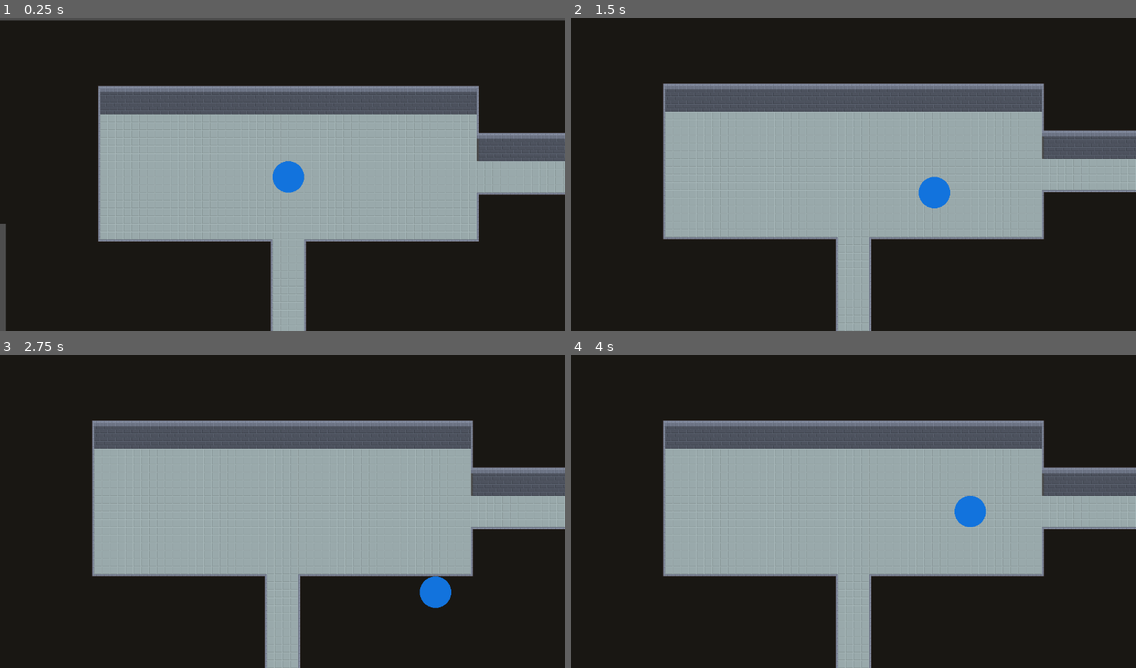
Above: before the commit, frames 1-4 (two rows, left to right).
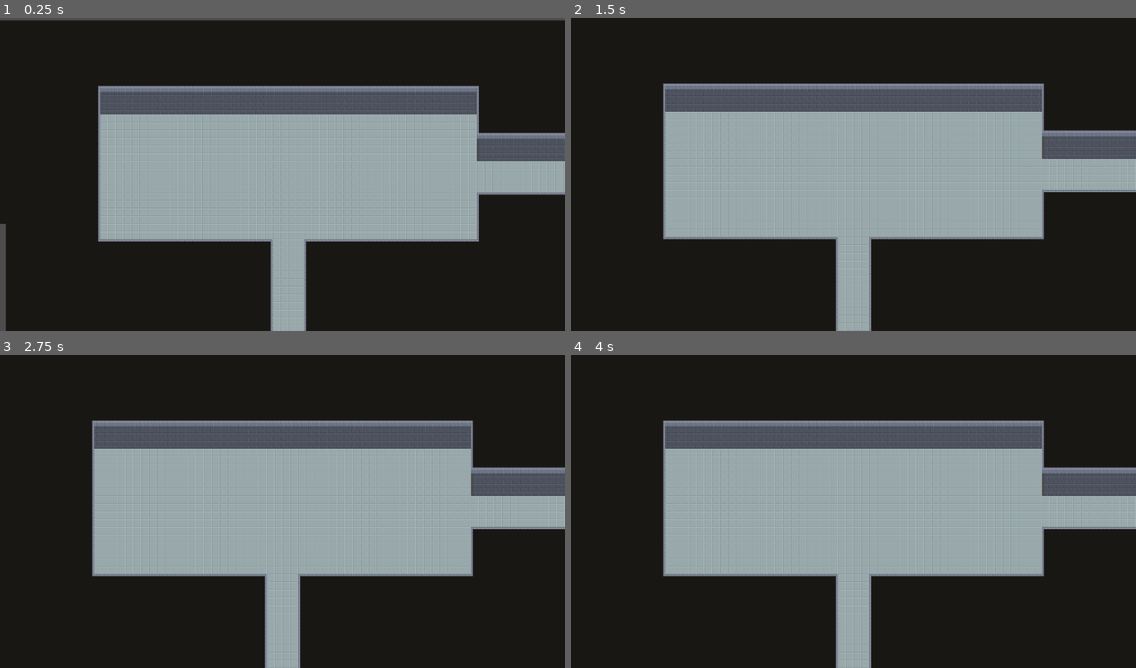
Above: after the commit, the same moments.

Repository: Supertolek/jeu-trop-koul
Game: Godot game, scene res://scenes/game.tscn
Two runs of this game, one before a commit and one after it. Both use one fixed random seed, a clock stepped at 60 frames per second and the inputs below.
Inputs (mouse positions are in pixels of both pictures, inside the frame that each line leads up to):
- Up to frame 1 (0.25 s): no input
- Up to frame 2 (1.5 s): move the mouse to (977, 158) at 0.52 s; press the mouse at (977, 158) at 0.53 s; hold Right (move_right) 0.53-1.28 s; move the mouse to (740, 190) at 1.27 s; release the mouse at (740, 190) at 1.28 s; hold Down (move_down) from 1.28 s (still down); click (740, 190) at 1.35 s
- Up to frame 3 (2.75 s): move the mouse to (339, 442) at 2.02 s; release Down (move_down) at 2.03 s; press the mouse at (339, 442) at 2.03 s; hold Right (move_right) from 2.03 s (still down)
- Up to frame 4 (4 s): move the mouse to (825, 574) at 2.77 s; release Right (move_right) at 2.78 s; release the mouse at (825, 574) at 2.78 s; hold Up (move_up) 2.78-3.53 s; click (825, 574) at 2.85 s; move the mouse to (1023, 558) at 3.52 s; press the mouse at (1023, 558) at 3.53 s; hold Left (move_left) from 3.53 s (still down)

The runs differ from the first frame. In frame 1, 0.4% of the frame differs, in the area x 48-54%, y 45-56%; in frame 2, 0.4%; in frame 3, 0.4%, in the area x 74-80%, y 70-81%; in frame 4, 0.4%.

Commit message:
Implement Armor, Weapon and Item Modifiers resources. Creat some temporary resource for debug purpose Finish the calculating formula of Stats for the player

Diff:
--- /dev/null
+++ b/Resources/Items/Armor/a_cool_chestplate.tres
@@ -0,0 +1,31 @@
+[gd_resource type="Resource" script_class="Armor" load_steps=7 format=3 uid="uid://c35wknc0cjs84"]
+
+[ext_resource type="Script" uid="uid://dhts3bimb3vsb" path="res://stats_sheet.gd" id="1_mi1re"]
+[ext_resource type="Resource" uid="uid://c5ow7706rkwbh" path="res://Resources/Items/Items_Modifiers/pile_of_coin.tres" id="2_2xqgu"]
+[ext_resource type="Texture2D" uid="uid://qgxdjbxshghe" path="res://assets/Items/fb1925.png" id="2_snvqu"]
+[ext_resource type="Script" uid="uid://cjx5oiekdpbg3" path="res://armor.gd" id="3_2xqgu"]
+[ext_resource type="Resource" uid="uid://d27e7cw2mbrc8" path="res://Resources/Items/Items_Modifiers/attack_of_some.tres" id="5_dk6i8"]
+
+[sub_resource type="Resource" id="Resource_dk6i8"]
+script = ExtResource("1_mi1re")
+stat_defense = 40.0
+stat_health_regeneration = 0.0
+stat_max_health = 25.0
+stat_attack = 5.0
+stat_attack_speed = -10.0
+stat_crit_chance = 0.0
+stat_crit_damage = 100.0
+stat_strength = 1.5
+stat_speed = -5.0
+metadata/_custom_type_script = "uid://dhts3bimb3vsb"
+
+[resource]
+script = ExtResource("3_2xqgu")
+name = "A Cool Chestplate"
+icon = ExtResource("2_snvqu")
+rarity = 3
+description = "Wel... Yeah, it sure is prety... Yeah... Just an advice... Just be cotious...."
+base_stats = SubResource("Resource_dk6i8")
+first_item_modifier = ExtResource("2_2xqgu")
+second_item_modifier = ExtResource("5_dk6i8")
+metadata/_custom_type_script = "uid://cjx5oiekdpbg3"
--- /dev/null
+++ b/Resources/Items/Items_Modifiers/attack_of_some.tres
@@ -0,0 +1,27 @@
+[gd_resource type="Resource" script_class="ItemModifier" load_steps=5 format=3 uid="uid://d27e7cw2mbrc8"]
+
+[ext_resource type="Texture2D" uid="uid://dbvtswslpcdnc" path="res://assets/Items/fb216.png" id="1_3hoac"]
+[ext_resource type="Script" uid="uid://qtr7q26kgqb7" path="res://item_modifier.gd" id="2_ajex8"]
+[ext_resource type="Script" uid="uid://dhts3bimb3vsb" path="res://stats_sheet.gd" id="3_1xtsn"]
+
+[sub_resource type="Resource" id="Resource_fpxeo"]
+script = ExtResource("3_1xtsn")
+stat_defense = 0.0
+stat_health_regeneration = 0.0
+stat_max_health = 0.0
+stat_attack = 10.0
+stat_attack_speed = 0.0
+stat_crit_chance = -10.0
+stat_crit_damage = 75.0
+stat_strength = 1.2
+stat_speed = 0.0
+metadata/_custom_type_script = "uid://dhts3bimb3vsb"
+
+[resource]
+script = ExtResource("2_ajex8")
+name = "Attack of Some"
+icon = ExtResource("1_3hoac")
+rarity = 1
+description = "A really strange gem found in the corridor."
+stats_modifier = SubResource("Resource_fpxeo")
+metadata/_custom_type_script = "uid://qtr7q26kgqb7"
--- /dev/null
+++ b/Resources/Items/Items_Modifiers/bread.tres
@@ -0,0 +1,28 @@
+[gd_resource type="Resource" script_class="ItemModifier" load_steps=5 format=3 uid="uid://cyvgpqu5sqjik"]
+
+[ext_resource type="Texture2D" uid="uid://dnwrg8ueeyo8y" path="res://assets/Items/fb513.png" id="1_3m7i2"]
+[ext_resource type="Script" uid="uid://qtr7q26kgqb7" path="res://item_modifier.gd" id="2_mcfiq"]
+[ext_resource type="Script" uid="uid://dhts3bimb3vsb" path="res://stats_sheet.gd" id="3_r0ij6"]
+
+[sub_resource type="Resource" id="Resource_fpxeo"]
+script = ExtResource("3_r0ij6")
+stat_defense = 0.0
+stat_health_regeneration = 0.0
+stat_max_health = 10.0
+stat_attack = 0.0
+stat_attack_speed = 0.0
+stat_crit_chance = 0.0
+stat_crit_damage = 0.0
+stat_strength = 1.0
+stat_speed = 2.0
+metadata/_custom_type_script = "uid://dhts3bimb3vsb"
+
+[resource]
+script = ExtResource("2_mcfiq")
+name = "Bread"
+icon = ExtResource("1_3m7i2")
+rarity = 0
+description = "EAT MY F*CKING BREAD!!!
+Well I suppose it can help you."
+stats_modifier = SubResource("Resource_fpxeo")
+metadata/_custom_type_script = "uid://qtr7q26kgqb7"
--- /dev/null
+++ b/Resources/Items/Items_Modifiers/ham.tres
@@ -0,0 +1,28 @@
+[gd_resource type="Resource" script_class="ItemModifier" load_steps=5 format=3 uid="uid://cmi8xo3b5ihde"]
+
+[ext_resource type="Texture2D" uid="uid://dopauvieiu6kp" path="res://assets/Items/fb486.png" id="1_lbbph"]
+[ext_resource type="Script" uid="uid://qtr7q26kgqb7" path="res://item_modifier.gd" id="2_x7srw"]
+[ext_resource type="Script" uid="uid://dhts3bimb3vsb" path="res://stats_sheet.gd" id="3_3mx3p"]
+
+[sub_resource type="Resource" id="Resource_fpxeo"]
+script = ExtResource("3_3mx3p")
+stat_defense = 10.0
+stat_health_regeneration = 5.0
+stat_max_health = 20.0
+stat_attack = 0.0
+stat_attack_speed = 0.0
+stat_crit_chance = 0.0
+stat_crit_damage = 0.0
+stat_strength = 1.0
+stat_speed = 0.0
+metadata/_custom_type_script = "uid://dhts3bimb3vsb"
+
+[resource]
+script = ExtResource("2_x7srw")
+name = "Ham"
+icon = ExtResource("1_lbbph")
+rarity = 0
+description = "Yeah it's just ham.
+Good for health."
+stats_modifier = SubResource("Resource_fpxeo")
+metadata/_custom_type_script = "uid://qtr7q26kgqb7"
--- /dev/null
+++ b/Resources/Items/Items_Modifiers/pile_of_coin.tres
@@ -0,0 +1,28 @@
+[gd_resource type="Resource" script_class="ItemModifier" load_steps=5 format=3 uid="uid://c5ow7706rkwbh"]
+
+[ext_resource type="Texture2D" uid="uid://h825p07kp1il" path="res://assets/Items/fb136.png" id="1_kxycg"]
+[ext_resource type="Script" uid="uid://qtr7q26kgqb7" path="res://item_modifier.gd" id="2_h8o37"]
+[ext_resource type="Script" uid="uid://dhts3bimb3vsb" path="res://stats_sheet.gd" id="3_sl7yx"]
+
+[sub_resource type="Resource" id="Resource_fpxeo"]
+script = ExtResource("3_sl7yx")
+stat_defense = 5.0
+stat_health_regeneration = 5.0
+stat_max_health = 5.0
+stat_attack = 5.0
+stat_attack_speed = 5.0
+stat_crit_chance = 5.0
+stat_crit_damage = 5.0
+stat_strength = 1.25
+stat_speed = 5.0
+metadata/_custom_type_script = "uid://dhts3bimb3vsb"
+
+[resource]
+script = ExtResource("2_h8o37")
+name = "Pile of Coins"
+icon = ExtResource("1_kxycg")
+rarity = 0
+description = "WOW GOLD! I FOUND GOLD!!!!
+MONEYYYYYY!!!!"
+stats_modifier = SubResource("Resource_fpxeo")
+metadata/_custom_type_script = "uid://qtr7q26kgqb7"
--- /dev/null
+++ b/Resources/Items/Weapon/test_sword.tres
@@ -0,0 +1,31 @@
+[gd_resource type="Resource" script_class="Weapon" load_steps=7 format=3 uid="uid://bu3rkv8n2sde0"]
+
+[ext_resource type="Script" uid="uid://dhts3bimb3vsb" path="res://stats_sheet.gd" id="1_nypfk"]
+[ext_resource type="Texture2D" uid="uid://b4tlmo1s3pjdm" path="res://assets/Items/fb1777.png" id="2_1hpjb"]
+[ext_resource type="Resource" uid="uid://cmi8xo3b5ihde" path="res://Resources/Items/Items_Modifiers/ham.tres" id="2_xxt4o"]
+[ext_resource type="Script" uid="uid://dxcu0te7mf7ou" path="res://weapon.gd" id="3_xxt4o"]
+[ext_resource type="Resource" uid="uid://cyvgpqu5sqjik" path="res://Resources/Items/Items_Modifiers/bread.tres" id="5_6spdw"]
+
+[sub_resource type="Resource" id="Resource_6spdw"]
+script = ExtResource("1_nypfk")
+stat_defense = 10.0
+stat_health_regeneration = 0.0
+stat_max_health = 10.0
+stat_attack = 10.0
+stat_attack_speed = 0.0
+stat_crit_chance = 0.0
+stat_crit_damage = 0.0
+stat_strength = 2.0
+stat_speed = -5.0
+metadata/_custom_type_script = "uid://dhts3bimb3vsb"
+
+[resource]
+script = ExtResource("3_xxt4o")
+name = "Test Sword"
+icon = ExtResource("2_1hpjb")
+rarity = 0
+description = ""
+base_stats = SubResource("Resource_6spdw")
+first_item_modifier = ExtResource("2_xxt4o")
+second_item_modifier = ExtResource("5_6spdw")
+metadata/_custom_type_script = "uid://dxcu0te7mf7ou"
--- a/StatsResource.gd
+++ b/StatsResource.gd
@@ -1,11 +1,17 @@
 extends Resource
 
 class_name StatsResource
+
+var class_type = GlobalItemsMgmt.TYPE_OF_ITEMS.STATS_RESOURCE
+
 #@export_placeholder('In snake case') var stat_name: String
 @export var display_name: String
 @export var texture: Texture2D
 @export_multiline var description: String
-@export var category: GlobalStatsMgmt.STATS_CATEGORIES
-@export var add_operation: GlobalStatsMgmt.MATH_OPERATIONS = GlobalStatsMgmt.MATH_OPERATIONS.PLUS
-@export var remove_operation: GlobalStatsMgmt.MATH_OPERATIONS  = GlobalStatsMgmt.MATH_OPERATIONS.MINUS
+@export var category: GlobalItemsMgmt.STATS_CATEGORIES
+@export var add_operation: GlobalItemsMgmt.MATH_OPERATIONS = GlobalItemsMgmt.MATH_OPERATIONS.PLUS
+@export var remove_operation: GlobalItemsMgmt.MATH_OPERATIONS  = GlobalItemsMgmt.MATH_OPERATIONS.MINUS
 @export var is_internal:bool = false
+
+func get_file_name() -> String:
+	return resource_path.split("/")[-1].replace(".tres","")
--- /dev/null
+++ b/armor.gd
@@ -0,0 +1,52 @@
+extends Resource
+
+class_name Armor
+
+var class_type = GlobalItemsMgmt.TYPE_OF_ITEMS.ARMOR
+var weapon_stats: StatsSheet = StatsSheet.new()
+
+@export_group("Display")
+@export var name : String:
+	set(value):
+		name = value
+
+@export var icon : Texture2D:
+	set(value):
+		icon = value
+
+@export var rarity : GlobalItemsMgmt.ITEMS_RARITY:
+	set(value):
+		rarity = value
+
+@export_multiline var description: String:
+	set(value):
+		description = value
+
+
+@export_group("Modifiers")
+@export var base_stats: StatsSheet = StatsSheet.new()
+@export var first_item_modifier: ItemModifier
+@export var second_item_modifier: ItemModifier
+@export var third_item_modifier: ItemModifier
+
+func get_item_modifiers() -> Array[ItemModifier]:
+	var item_modifiers: Array[ItemModifier] = []
+	for property in get_property_list():
+		if property['name'].ends_with('_item_modifier'):
+			var item_modifier = get(property['name'])
+			if item_modifier:
+				item_modifiers.append(item_modifier)
+	return item_modifiers
+
+
+func calculate_stats(display_in_console:bool = false):
+	var calculated_stats: StatsSheet = StatsSheet.new()
+	if display_in_console: print('Base stats:')
+	calculated_stats = GlobalItemsMgmt.merge_stats_sheet(calculated_stats, base_stats, display_in_console)
+	for item_modifier in get_item_modifiers():
+		if display_in_console: print(item_modifier.name)
+		calculated_stats = GlobalItemsMgmt.merge_stats_sheet(calculated_stats, item_modifier.stats_modifier, display_in_console)
+
+	if display_in_console: print('Summarizing: ' + self.name.to_upper())
+	weapon_stats = calculated_stats
+	return calculated_stats
--- /dev/null
+++ b/item_modifier.gd
@@ -0,0 +1,32 @@
+extends Resource
+
+class_name ItemModifier
+
+var class_type = GlobalItemsMgmt.TYPE_OF_ITEMS.ITEM_MODIFIER
+
+@export_group("Display")
+@export var name : String:
+	set(value):
+		name = value
+
+@export var icon : Texture2D:
+	set(value):
+		icon = value
+
+@export var rarity : GlobalItemsMgmt.ITEMS_RARITY:
+	set(value):
+		rarity = value
+
+@export_multiline var description: String:
+	set(value):
+		description = value
+
+@export_group("Stats Modifier")
+@export var stats_modifier: StatsSheet = StatsSheet.new()
+
+
+func get_stats_modifier():
+	if stats_modifier is StatsSheet:
+		return stats_modifier
+	else:
+		return StatsSheet.new()
--- a/project.godot
+++ b/project.godot
@@ -18,7 +18,7 @@
 [autoload]
 
 Global="*res://scripts/GlobalScript/global.gd"
-GlobalStatsMgmt="*res://scripts/GlobalScript/GlobalStatsMgmt.gd"
+GlobalItemsMgmt="*res://scripts/GlobalScript/GlobalItemsMgmt.gd"
 
 [display]
 
--- a/scripts/@tool script/drawing_line.gd
+++ b/scripts/@tool script/drawing_line.gd
@@ -14,7 +14,7 @@
 @export var middle_lines: Color
 @export var show_in_game:bool = false
 
-func _process(delta: float) -> void:
+func _process(_delta: float) -> void:
 	# Force the posistion of the node which had the tool script to be stick to the center
 	if position:
 		position = Vector2.ZERO
--- /dev/null
+++ b/scripts/GlobalScript/GlobalItemsMgmt.gd
@@ -0,0 +1,67 @@
+extends Node
+
+
+enum STATS_CATEGORIES {
+	HEALTH,
+	ATTACK,
+	SPELL,
+	MISC,
+}
+
+enum MATH_OPERATIONS {
+	PLUS,
+	MINUS,
+	MULT,
+	DIV,
+	MAX,
+	MIN,
+	LIST_APPEND,
+	LIST_REMOVE,
+	}
+
+enum ITEMS_RARITY{COMMON, UNCOMMON, RARE, EPIC, LEGENDARY, MYTHIC,}
+
+enum TYPE_OF_ITEMS {
+	NONE,
+	STATS_RESOURCE,
+	STATS_SHEET,
+	WEAPON,
+	ARMOR,
+	ITEM_MODIFIER,
+}
+func display_stats_sheet(statssheet:StatsSheet):
+	for stat in statssheet.stats:
+		print(stat.display_name + ' -> ' + str(statssheet.stats[stat]))
+
+func merge_stats_sheet(first_SS:StatsSheet, second_SS:StatsSheet, display_in_console:bool = false):
+	var merged_SS: StatsSheet = StatsSheet.new()
+	for stat in merged_SS.get_stats():
+		var stat_name: String = stat.get_file_name()
+		var operation: MATH_OPERATIONS = stat.add_operation
+		match operation:
+			MATH_OPERATIONS.PLUS:
+				if second_SS[stat_name] != 0:
+					if display_in_console: print(stat.display_name + ' '.repeat(26-len(stat_name)) + ': ' + str(first_SS[stat_name]) + ' '.repeat(6-len(str(first_SS[stat_name]))) + '+ ' +  str(second_SS[stat_name]) + ' '.repeat(6-len(str(second_SS[stat_name]))) + ' = ' + str(first_SS[stat_name] + second_SS[stat_name]))
+					merged_SS[stat_name] = first_SS[stat_name] + second_SS[stat_name]
+				else:
+					merged_SS[stat_name] = first_SS[stat_name]
+			MATH_OPERATIONS.MULT:
+				if second_SS[stat_name] > 0:
+					if second_SS[stat_name] != 1:
+						if display_in_console: print(stat.display_name + ' '.repeat(26-len(stat_name)) + ': ' + str(first_SS[stat_name]) + ' '.repeat(6-len(str(first_SS[stat_name]))) + '* ' +  str(second_SS[stat_name]) + ' '.repeat(6-len(str(second_SS[stat_name]))) + ' = ' + str(first_SS[stat_name] * second_SS[stat_name]))
+						merged_SS[stat_name] = first_SS[stat_name] * second_SS[stat_name]
+					else:
+						merged_SS[stat_name] = first_SS[stat_name]
+	if display_in_console: print()
+	return merged_SS
+
+var default_player_stats: StatsSheet = StatsSheet.new()
+func _ready() -> void:
+	default_player_stats.stat_max_health = 10
+	default_player_stats.stat_defense = 5
+	default_player_stats.stat_attack = 10
+	default_player_stats.stat_strength = 1
+	default_player_stats.stat_crit_chance = 0
+	default_player_stats.stat_crit_damage = 0
+	default_player_stats.stat_attack_speed = 1
+	default_player_stats.stat_speed = 10
--- a/scripts/GlobalScript/GlobalStatsMgmt.gd
+++ /dev/null
@@ -1,19 +0,0 @@
-extends Node
-
-enum STATS_CATEGORIES {
-	HEALTH,
-	ATTACK,
-	SPELL,
-	MISC,
-}
-
-enum MATH_OPERATIONS {
-	PLUS,
-	MINUS,
-	MULT,
-	DIV,
-	MAX,
-	MIN,
-	LIST_APPEND,
-	LIST_REMOVE,
-	}
--- a/scripts/GlobalScript/global.gd
+++ b/scripts/GlobalScript/global.gd
@@ -21,6 +21,7 @@
 	#new_player.device_id = 1
 	#players.append(new_player)
 
+	@warning_ignore("int_as_enum_without_cast")
 	var player_count: PLAYER_COUNT = len(players)-1
 
 	match  player_count:
--- a/scripts/player.gd
+++ b/scripts/player.gd
@@ -6,6 +6,9 @@
 var friction: int = 8 * player_scale
 
 var device_id: int = -2
+
+func _ready() -> void:
+	calculate_all_stats(true)
 
 func _physics_process(delta: float) -> void:
 	var direction: Vector2
@@ -27,3 +30,39 @@
 	velocity = lerp(velocity, max_speed * direction, lerp_weight)
 
 	move_and_slide()
+
+var inventory_storage: Dictionary = {
+	"equiped_weapon" : load("res://Resources/Items/Weapon/test_sword.tres").duplicate(),
+	"equiped_armor": load("res://Resources/Items/Armor/a_cool_chestplate.tres").duplicate(),
+	"inventory": [
+		ItemModifier.new(),
+		ItemModifier.new(),
+		ItemModifier.new(),
+		Weapon.new(),
+		Armor.new()
+	]
+}
+
+var player_stats: StatsSheet = StatsSheet.new()
+
+func calculate_all_stats(display_in_console:bool = false):
+	var equipements = [GlobalItemsMgmt.default_player_stats]
+	var current_armor: Armor = inventory_storage['equiped_armor']
+	equipements.append(current_armor)
+	var current_weapon: Weapon = inventory_storage['equiped_weapon']
+	equipements.append(current_weapon)
+	var calculated_stats: StatsSheet = StatsSheet.new()
+	for equipement  in equipements:
+		match equipement.class_type:
+			GlobalItemsMgmt.TYPE_OF_ITEMS.WEAPON:
+				if display_in_console: print(equipement.name.to_upper())
+				calculated_stats = GlobalItemsMgmt.merge_stats_sheet(calculated_stats,equipement.calculate_stats(display_in_console),display_in_console)
+			GlobalItemsMgmt.TYPE_OF_ITEMS.ARMOR:
+				if display_in_console: print(equipement.name.to_upper())
+				calculated_stats = GlobalItemsMgmt.merge_stats_sheet(calculated_stats,equipement.calculate_stats(display_in_console),display_in_console)
+
+			GlobalItemsMgmt.TYPE_OF_ITEMS.STATS_SHEET:
+				if display_in_console: print('Base Stats'.to_upper())
+				calculated_stats = GlobalItemsMgmt.merge_stats_sheet(calculated_stats,equipement,display_in_console)
+	GlobalItemsMgmt.display_stats_sheet(calculated_stats)
+	player_stats = calculated_stats
--- a/scripts/room_camera.gd
+++ b/scripts/room_camera.gd
@@ -16,7 +16,7 @@
 	#position_smoothing_enabled = true
 	#position_smoothing_speed = 7.0
 
-func _process(delta: float) -> void:
+func _process(_delta: float) -> void:
 	set_screen_position()
 
 func set_screen_position() -> void:
--- a/stats_sheet.gd
+++ b/stats_sheet.gd
@@ -3,67 +3,70 @@
 
 class_name StatsSheet
 
+var class_type = GlobalItemsMgmt.TYPE_OF_ITEMS.STATS_SHEET
 
 var stats: Dictionary[StatsResource,float] = get_stats()
 
 func _get_property_list() -> Array[Dictionary]:
 	var properties: Array[Dictionary] = []
-	for category in GlobalStatsMgmt.STATS_CATEGORIES:
+	for category in GlobalItemsMgmt.STATS_CATEGORIES:
 		properties.append({
 			"name": category.capitalize() + ' Stats',
 			"type": TYPE_NIL,
 			"usage": PROPERTY_USAGE_GROUP,
-			"hint_string": "stats",
+			"hint_string": "stat",
 		})
 		for stat in stats:
-			if stat.category == GlobalStatsMgmt.STATS_CATEGORIES[category] and !stat.is_internal:
+			if stat.category == GlobalItemsMgmt.STATS_CATEGORIES[category] and !stat.is_internal:
 				properties.append({
-					"name": "stats_" + str(stat.display_name),
+					"name": get_stat_file_name(stat),
 					"type": TYPE_FLOAT,
 				})
 
 	return properties
 
 func _get(property):
-	if property.begins_with("stats_"):
-		var current_stat = property.get_slice("_", 1)
+	if property.begins_with("stat_"):
+		var current_stat = property
 		for stat in stats:
-			if stat.display_name == current_stat:
+			if get_stat_file_name(stat) == current_stat:
 				return stats[stat]
 
 func _set(property, value):
-	if property.begins_with("stats_"):
-		var current_stat = property.get_slice("_", 1)
+	if property.begins_with("stat_"):
+		var current_stat = property
 		for stat in stats:
-			if stat.display_name == current_stat:
+			if get_stat_file_name(stat) == current_stat:
 				stats[stat] = value
 		return true
+
 	return false
 
 func _property_can_revert(property: StringName):
-	if property.begins_with("stats_"):
-		var current_stat = property.get_slice("_", 1)
+	if property.begins_with("stat_"):
+		var current_stat = property
 		for stat in stats:
-			if stat.display_name == current_stat:
+			if get_stat_file_name(stat) == current_stat:
 				match stat.add_operation:
-					GlobalStatsMgmt.MATH_OPERATIONS.PLUS:
+					GlobalItemsMgmt.MATH_OPERATIONS.PLUS:
 						return !0 == stats[stat]
-					GlobalStatsMgmt.MATH_OPERATIONS.MULT:
+					GlobalItemsMgmt.MATH_OPERATIONS.MULT:
 						return !1 == stats[stat]
 
 func _property_get_revert(property: StringName):
-	if property.begins_with("stats_"):
-		var current_stat = property.get_slice("_", 1)
+	if property.begins_with("stat_"):
+		var current_stat = property
 		for stat in stats:
-			if stat.display_name == current_stat:
+			if get_stat_file_name(stat) == current_stat:
 				match stat.add_operation:
-					GlobalStatsMgmt.MATH_OPERATIONS.PLUS:
+					GlobalItemsMgmt.MATH_OPERATIONS.PLUS:
 						return 0
-					GlobalStatsMgmt.MATH_OPERATIONS.MULT:
+					GlobalItemsMgmt.MATH_OPERATIONS.MULT:
 						return 1
 
 
 func get_stats() -> Dictionary[StatsResource,float]:
+	if stats: return stats
 	var baseStats_file_path = "res://Resources/Stats/BaseStats/"
 	var dir = DirAccess.open(baseStats_file_path)
 	var stats_dict: Dictionary[StatsResource,float] = {}
@@ -74,23 +77,14 @@
 			if file_name.ends_with('.tres'):
 				var stat : StatsResource = load(baseStats_file_path + file_name)
 				match stat.add_operation:
-					GlobalStatsMgmt.MATH_OPERATIONS.PLUS:
+					GlobalItemsMgmt.MATH_OPERATIONS.PLUS:
 						stats_dict[stat] = 0
-					GlobalStatsMgmt.MATH_OPERATIONS.MULT:
+					GlobalItemsMgmt.MATH_OPERATIONS.MULT:
 						stats_dict[stat] = 1
-
-				#if !stat.is_internal:
-					#print(stat.display_name)
 
 			file_name = dir.get_next()
 	else:
 		print("An error occurred when trying to access the path.")
 	return stats_dict
-
-
-#
-#func get_stat_categories(stats_array:Array[StatsResource]) -> Array[String]:
-	#var categories: Array = []
-	#for stat:StatsResource in stats_array:
-		#if !stat.remove_operation:
-			#if !stat.category in categories:
+func get_stat_file_name(stat_resource:StatsResource) -> String:
+	return stat_resource.resource_path.split("/")[-1].replace(".tres","")
--- /dev/null
+++ b/weapon.gd
@@ -0,0 +1,52 @@
+extends Resource
+
+class_name Weapon
+
+var class_type = GlobalItemsMgmt.TYPE_OF_ITEMS.WEAPON
+var weapon_stats: StatsSheet = StatsSheet.new()
+
+@export_group("Display")
+@export var name : String:
+	set(value):
+		name = value
+
+@export var icon : Texture2D:
+	set(value):
+		icon = value
+
+@export var rarity : GlobalItemsMgmt.ITEMS_RARITY:
+	set(value):
+		rarity = value
+
+@export_multiline var description: String:
+	set(value):
+		description = value
+
+
+@export_group("Modifiers")
+@export var base_stats: StatsSheet = StatsSheet.new()
+@export var first_item_modifier: ItemModifier
+@export var second_item_modifier: ItemModifier
+@export var third_item_modifier: ItemModifier
+
+func get_item_modifiers() -> Array[ItemModifier]:
+	var item_modifiers: Array[ItemModifier] = []
+	for property in get_property_list():
+		if property['name'].ends_with('_item_modifier'):
+			var item_modifier = get(property['name'])
+			if item_modifier:
+				item_modifiers.append(item_modifier)
+	return item_modifiers
+
+
+func calculate_stats(display_in_console:bool = false):
+	var calculated_stats: StatsSheet = StatsSheet.new()
+	if display_in_console: print('Base stats:')
+	calculated_stats = GlobalItemsMgmt.merge_stats_sheet(calculated_stats, base_stats, display_in_console)
+	for item_modifier in get_item_modifiers():
+		if display_in_console: print(item_modifier.name)
+		calculated_stats = GlobalItemsMgmt.merge_stats_sheet(calculated_stats, item_modifier.stats_modifier, display_in_console)
+
+	if display_in_console: print('Summarizing: ' + self.name.to_upper())
+	weapon_stats = calculated_stats
+	return calculated_stats
Not shown, added: armor.gd.uid
Binary file added: assets/Items/fb12.png
Not shown, added: assets/Items/fb12.png.import
Binary file added: assets/Items/fb136.png
Not shown, added: assets/Items/fb136.png.import
Binary file added: assets/Items/fb1712.png
Not shown, added: assets/Items/fb1712.png.import
Binary file added: assets/Items/fb1777.png
Not shown, added: assets/Items/fb1777.png.import
Binary file added: assets/Items/fb1784.png
Not shown, added: assets/Items/fb1784.png.import
Binary file added: assets/Items/fb1804.png
(and 28 more such lines)
